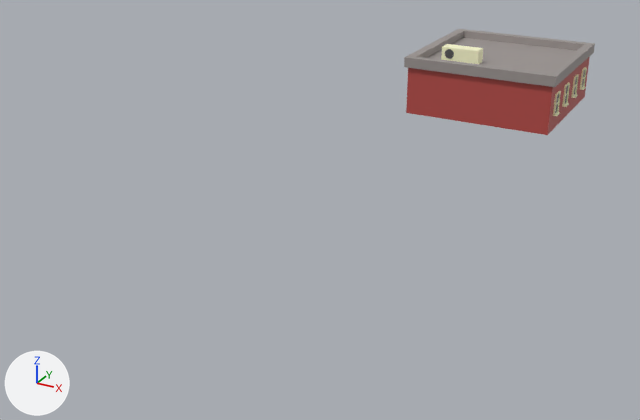
Renders of the FBX model Assets/Wessel/Meshes/Building1 top.fbx from each side of a commit.
Before and after are seen from a 50 mm lens placed at (1.78, -1.71, 1.6), pointed at (-0.33, 2.13, -0.32). Lighting does not change. The marker at lower left points along +X, +Y and +Z.

Before the edit, the objects in view are built like this:
```python
me_mesh = bpy.data.meshes.new('Mesh')
me_mesh.from_pydata(...)  # 394 vertices, 390 faces; spans x -3.19..3.19, y -1.33..1.33, z -3.12..3.12
# faces by material slot: [294, 76, 6, 14]
me_mesh.materials.append(mat_lambert1)  # beige #ffffd4
me_mesh.materials.append(mat_lambert3)  # dark grey #585858
me_mesh.materials.append(mat_lambert2)  # red #b74d48
me_mesh.materials.append(mat_lambert5)  # grey #9c9592
ob_pcube39 = bpy.data.objects.new('pCube39', me_mesh)
ob_pcube39.location = (-0.005, 4.087, 0.007)
ob_pcube39.rotation_euler = (1.571, 0.0, 0.0)  # degrees (90, 0, 0)
ob_pcube39.scale = (0.16, 0.16, 0.16)
```
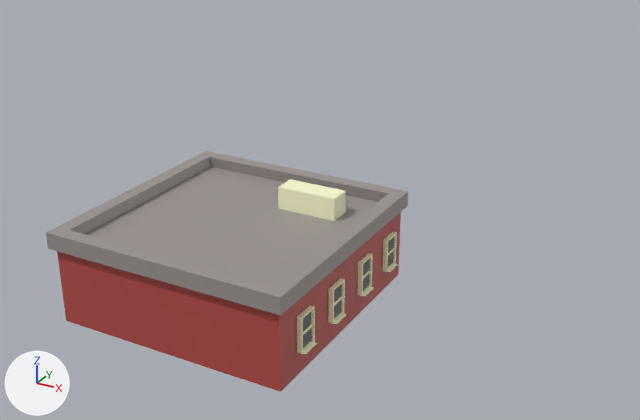
Patch to the scene script:
```diff
--- a/Assets/Wessel/Meshes/Building1 top.fbx.py
+++ b/Assets/Wessel/Meshes/Building1 top.fbx.py
@@ me_mesh @@
 # used by ob_pcube39; location = (-0.005, 4.087, 0.007); rotation_euler = (1.571, 0.0, 0.0), in degrees (90, 0, 0); scale = (0.16, 0.16, 0.16)
-me_mesh.from_pydata(...)  # 394 vertices, 390 faces; spans x -3.19..3.19, y -1.33..1.33, z -3.12..3.12
+me_mesh.from_pydata(...)  # 234 vertices, 238 faces; spans x -2.04..99.53, y 0.0..42.34, z -97.82..2.27
+# me_mesh part 1: the loose piece of 8 vertices spanning x -2.97..3.03, y -1.33..0.67, z -3.0..3.0 is turned 180 degrees about the y axis through its middle and scaled by 16, then moved by (47.97, 16.33, -48.0)
+# me_mesh part 2: the loose piece of 42 vertices spanning x -1.86..-1.46, y 0.88..1.27, z 1.65..1.8 is turned 180 degrees about the y axis through its middle and scaled by 16, then moved by (76.74, 37.13, -77.14)
+# me_mesh part 3: a new loose piece, a box spanning x 55.27..80.61, y 32.32..42.34, z -76.35..-66.86, in mat_lambert1 (beige #ffffd4)
+# me_mesh part 4: the loose piece of 40 vertices spanning x 2.99..3.19, y -0.69..0.18, z -2.34..-1.78 is scaled about its middle by 16, then moved by (94.87, 16.9, -12.98)
+# me_mesh part 5: the loose piece of 40 vertices spanning x 2.99..3.19, y -0.69..0.18, z -0.94..-0.38 is scaled about its middle by 16, then moved by (94.87, 16.9, -36.79)
+# me_mesh part 6: the loose piece of 40 vertices spanning x 2.99..3.19, y -0.69..0.18, z 0.51..1.07 is scaled about its middle by 16, then moved by (94.87, 16.9, -61.5)
+# me_mesh part 7: the loose piece of 40 vertices spanning x 2.99..3.19, y -0.69..0.18, z 1.91..2.47 is scaled about its middle by 16, then moved by (94.87, 16.9, -85.31)
+# me_mesh part 8: a new loose piece of 16 vertices spanning x -2.04..98.05, y 31.25..37.82, z -97.82..2.27, in mat_lambert5 (grey #9c9592)
+# me_mesh part 9: 6 loose pieces with 184 vertices, spanning x -3.19..3.16, y -0.69..1.33, z -3.12..3.12, are deleted
 me_mesh.materials.append(mat_lambert1)
@@ ob_pcube39 @@
 ob_pcube39 = bpy.data.objects.new('pCube39', me_mesh)
-ob_pcube39.location = (-0.005, 4.087, 0.007)
+ob_pcube39.location = (-0.495, 0.408, -0.16)
 ob_pcube39.rotation_euler = (1.571, 0.0, 0.0)  # degrees (90, 0, 0)
-ob_pcube39.scale = (0.16, 0.16, 0.16)
+ob_pcube39.scale = (0.01, 0.01, 0.01)
```

Changed parts and their boxes [x1, y1, x2, y2] in the pictures (640 x 420 px; the box of a moved part takes in the faces that stretch with it):
'pCube39', reshaped, moved, rescaled (89% wider, 126% taller)
    before: [404, 29, 595, 135]
    after: [46, 151, 408, 392]
part 1 of me_mesh, moved or reshaped
    before: [406, 57, 590, 135]
    after: [57, 212, 401, 392]
part 2 of me_mesh, moved or reshaped (not visible afterwards)
    before: [445, 49, 454, 59]
part 3 of me_mesh, added (beige)
    after: [278, 179, 346, 221]
part 4 of me_mesh, moved or reshaped
    before: [580, 67, 587, 90]
    after: [297, 305, 317, 354]
part 5 of me_mesh, moved or reshaped
    before: [571, 74, 579, 98]
    after: [328, 278, 346, 324]
part 6 of me_mesh, moved or reshaped
    before: [562, 82, 570, 107]
    after: [357, 253, 374, 296]
part 7 of me_mesh, moved or reshaped
    before: [553, 91, 561, 116]
    after: [382, 232, 398, 272]
part 8 of me_mesh, added
    after: [46, 151, 408, 315]
part 9 of me_mesh, deleted
    before: [404, 29, 595, 87]
